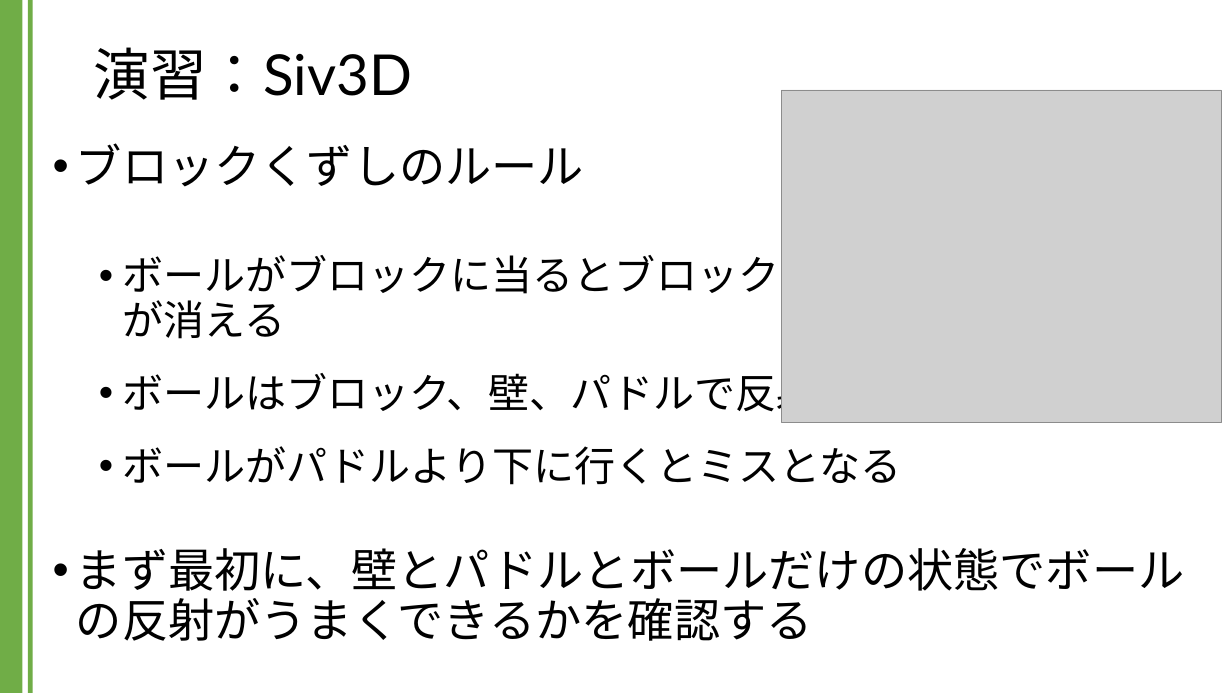
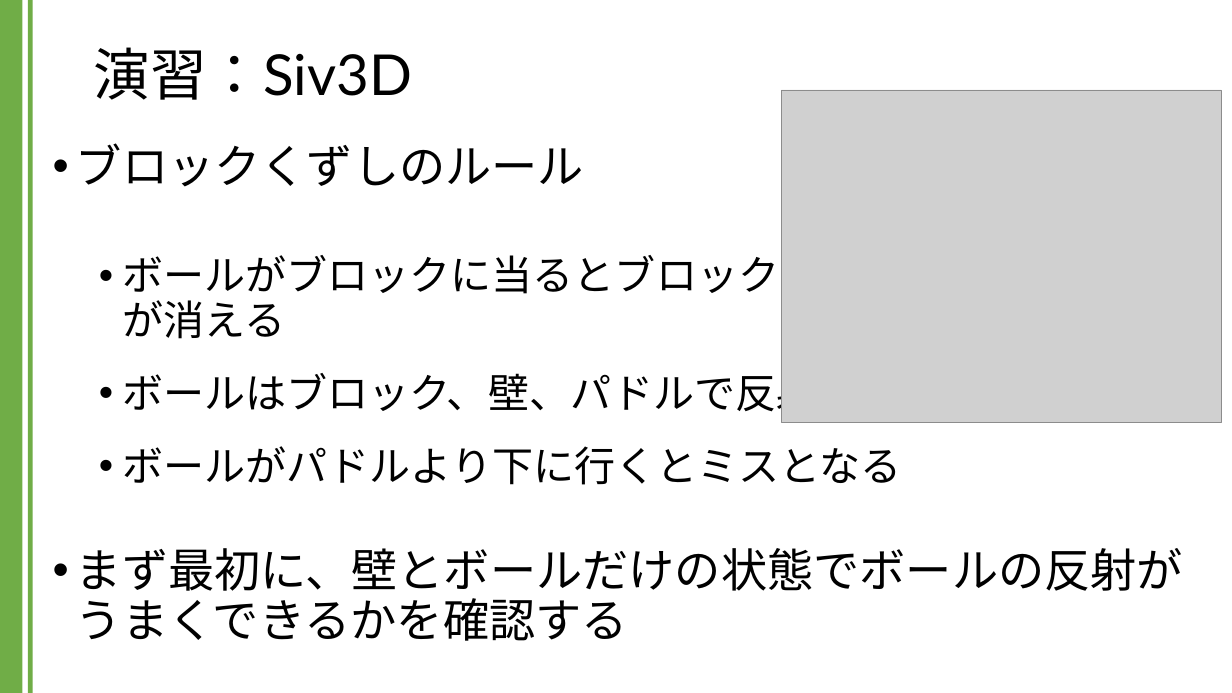
Before and after one commit to kic-murata/cpp2024, a slide deck: slide 12 of 授業資料/演習課題：Siv3D.pptx. Drawn at 1232x693 pixels with LibreOffice and Linux fonts; fonts in the diff are those of the drawing; grey boxes stand for pictures; background and template pictures are left out. Boxes give left, top, right and bottom in pixels: in the first picture for what was removed or moved away, otherwise in the second. Text is boxed around its words. In the diff, an @@ line names an element or a change of style, - is before the commit and + after.

```diff
--- a/授業資料/演習課題：Siv3D.pptx
+++ b/授業資料/演習課題：Siv3D.pptx
@@ text at (76, 548, 1183, 641): text changed @@
-• まず最初に、壁とパドルとボールだけの状態でボールの反射がうまくできるかを確認する
+• まず最初に、壁とボールだけの状態でボールの反射が
+  うまくできるかを確認する
```
Also in this commit, not shown: 8 other slides changed, 6 slides added.
